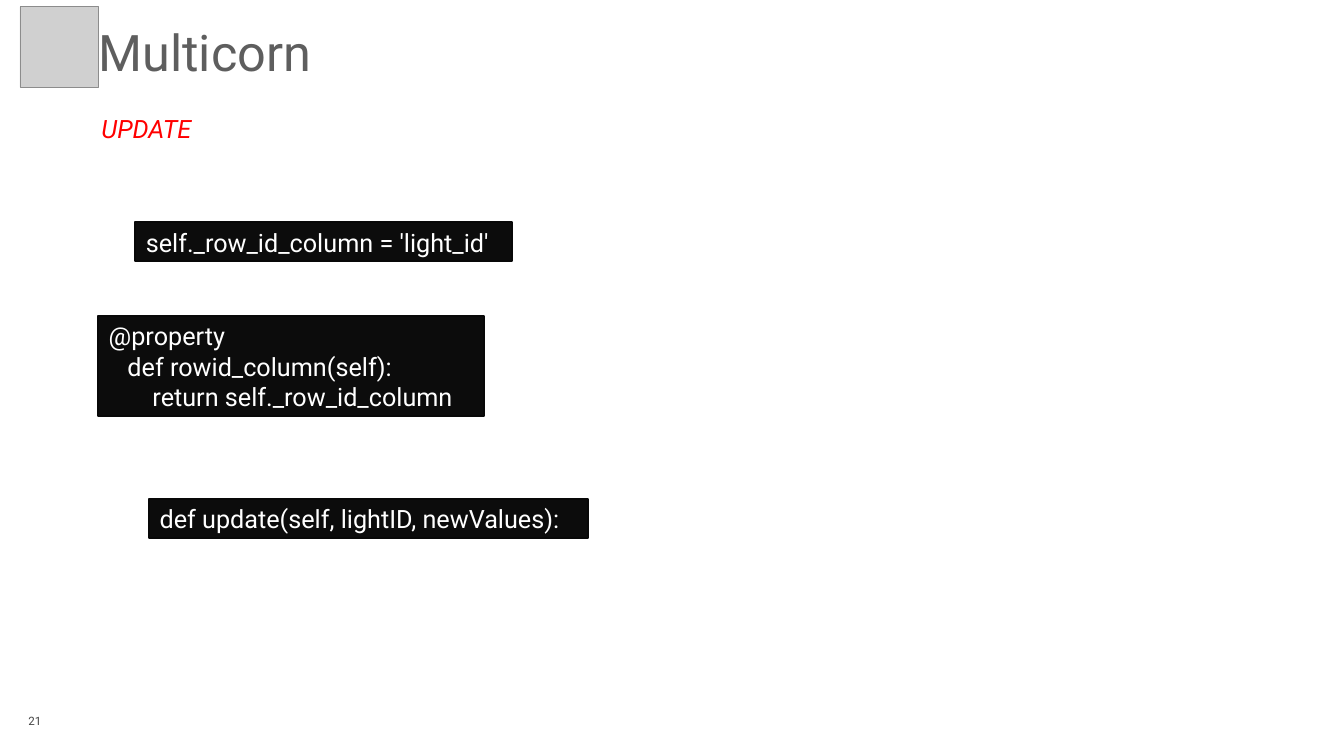
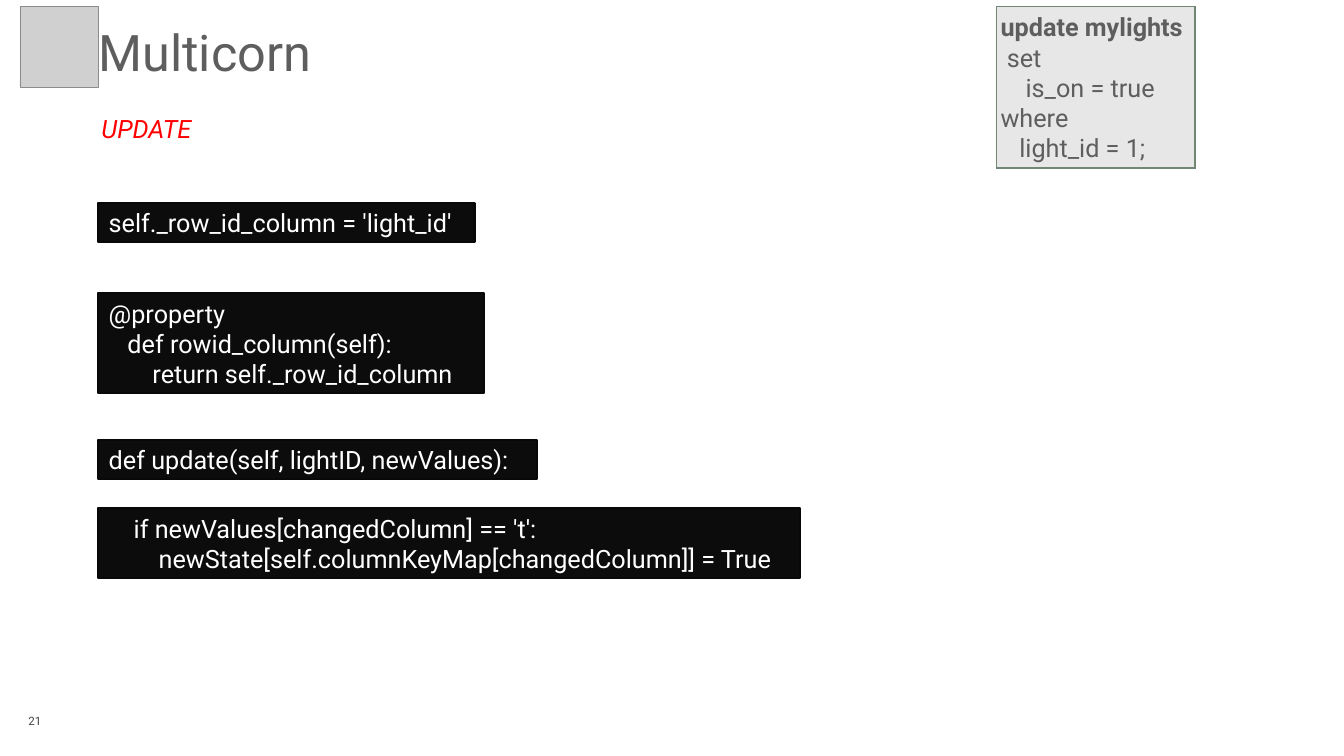
Before and after one commit to rotten/hue-multicorn-postgresql-fdw, a slide deck: slide 21 of extra/Database_Of_Things_PGConf_US_2015.pptx. Drawn at 1344x756 pixels with LibreOffice and Linux fonts; fonts in the diff are those of the drawing; grey boxes stand for pictures; background and template pictures are left out. Boxes give left, top, right and bottom in pixels: in the first picture for what was removed or moved away, otherwise in the second. Text is boxed around its words. In the diff, an @@ line names an element or a change of style, - is before the commit and + after.

```diff
--- a/extra/Database_Of_Things_PGConf_US_2015.pptx
+++ b/extra/Database_Of_Things_PGConf_US_2015.pptx
@@ rectangle added at <box>996,7,1195,168</box>, fill #E7E7E7, outline #718674 1.5 pt, 24 pt, text #5E5E5E @@
+update mylights
+set
+is_on = true
+where
+light_id = 1;
@@ rectangle "self._row_id_column = 'light_id'": place and size @@
-rectangle "self._row_id_column = 'light_id'" at <box>135,222,512,262</box>
+rectangle "self._row_id_column = 'light_id'" at <box>98,203,475,242</box>
@@ rectangle "@property": place and size @@
-rectangle "@property" at <box>98,316,485,416</box>
+rectangle "@property" at <box>98,293,485,393</box>
@@ rectangle "def update(self, lightID, newValues):": place and size @@
-rectangle "def update(self, lightID, newValues):" at <box>149,499,587,538</box>
+rectangle "def update(self, lightID, newValues):" at <box>98,440,537,479</box>
@@ rectangle added at <box>98,508,801,578</box>, fill #0C0C0C, outline #090909 2 pt, 24 pt, text #FFFFFF @@
+if newValues[changedColumn] == 't':
+newState[self.columnKeyMap[changedColumn]] = True
```
Also in this commit, not shown: 14 other slides changed, 2 slides added, 2 other files.
